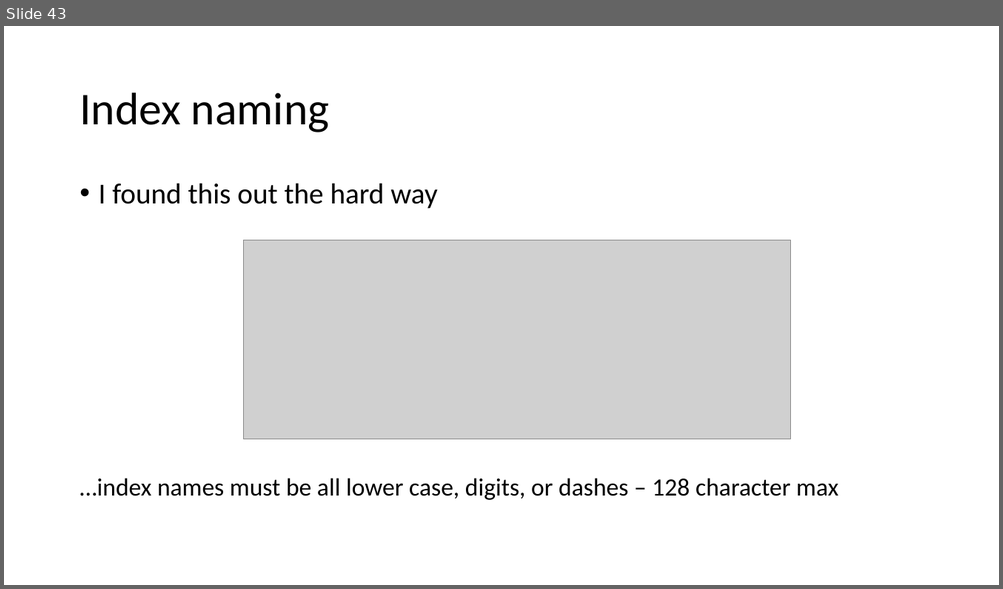
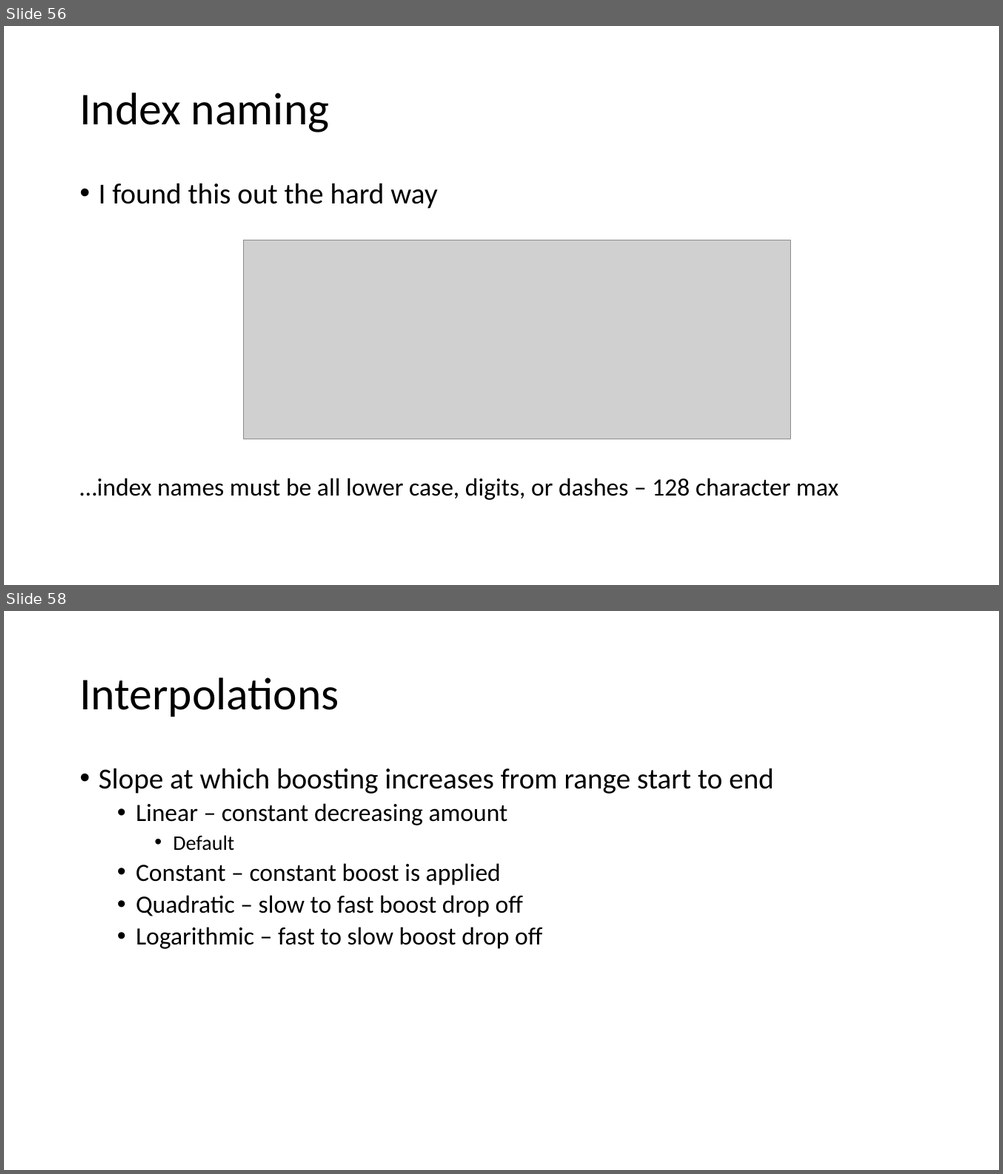
Before and after one commit to asiemer/AzureJeeps, a slide deck: docs/presentation.pptx. Shown one above the other, each under a label of ours: slide 43 before the commit, slides 56 and 58 after it; the slides between them are not shown. The pictures are 1003x589 and 1003x1174 pixels, drawn with LibreOffice and Linux fonts; fonts in the diff are those of the drawing; grey boxes stand for pictures. Boxes give left, top, right and bottom in pixels: in the first picture for what was removed or moved away, otherwise in the second. Text is boxed around its words. In the diff, an @@ line names an element or a change of style, - is before the commit and + after.

```diff
--- a/docs/presentation.pptx
+++ b/docs/presentation.pptx
@@ slide 58 added at (4,611,999,1170), background #FFFFFF @@
@@ title added at (79,678,338,717), 44 pt, text #000000 @@
+Interpolations
@@ text added at (99,768,774,949), 24 pt, text #000000 @@
+• Slope at which boosting increases from range start to end
+  • Linear – constant decreasing amount
+    • Default
+  • Constant – constant boost is applied
+  • Quadratic – slow to fast boost drop off
+  • Logarithmic – fast to slow boost drop off
@@ what was slide 43 is now slide 56 @@
```
Also in this commit, not shown: 4 slides changed, 27 other slides added, 4 other files.
